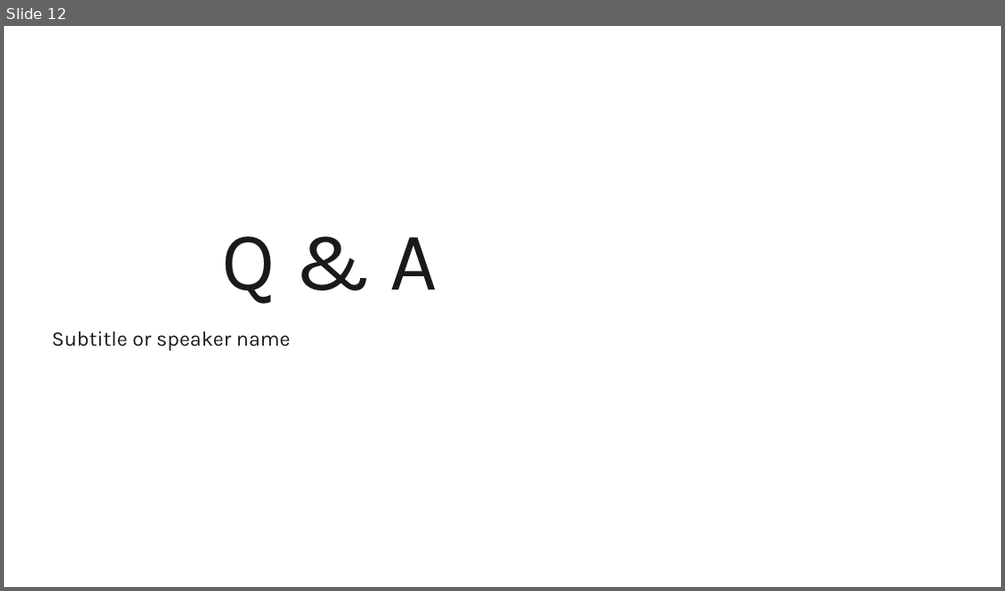
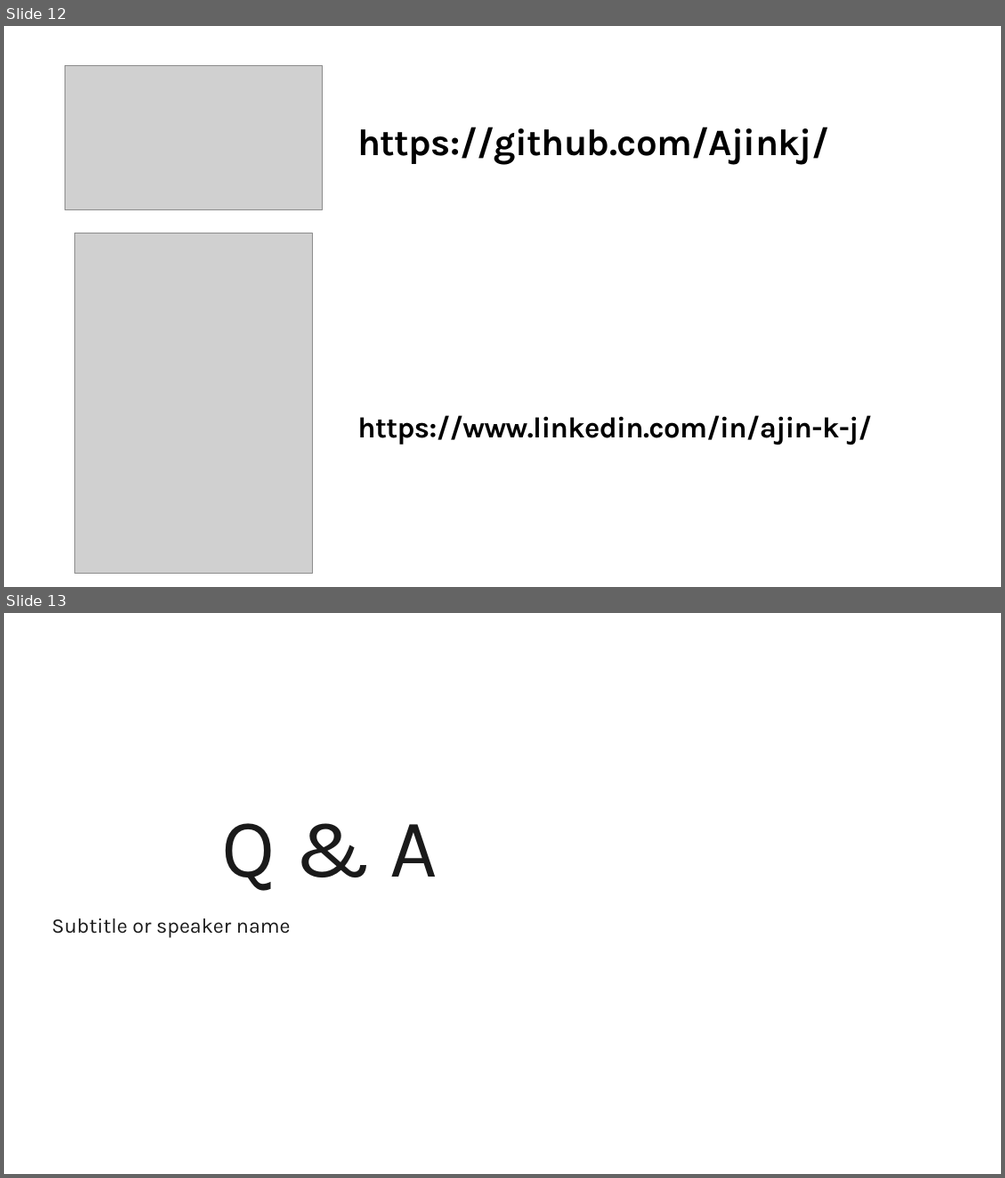
Before and after one commit to Ajinkj/ComputerVisionWorkshop, a slide deck: presentation.pptx. Shown one above the other, each under a label of ours: slide 12 before the commit, slides 12 and 13 after it. The pictures are 1005x591 and 1005x1178 pixels, drawn with LibreOffice and Linux fonts; fonts in the diff are those of the drawing; grey boxes stand for pictures; background and template pictures are left out. Boxes give left, top, right and bottom in pixels: in the first picture for what was removed or moved away, otherwise in the second. Text is boxed around its words. In the diff, an @@ line names an element or a change of style, - is before the commit and + after.

```diff
--- a/presentation.pptx
+++ b/presentation.pptx
@@ slide 12 added at (4, 26, 1001, 587), background #FFFFFF @@
@@ picture added at (65, 66, 322, 210) @@
@@ title added at (357, 127, 829, 165), 36 pt, text #000000, bold @@
+https://github.com/Ajinkj/
@@ picture added at (74, 233, 312, 573) @@
@@ text added at (357, 415, 872, 445), 28 pt, text #000000, bold @@
+https://www.linkedin.com/in/ajin-k-j/
@@ what was slide 12 is now slide 13 @@
```
